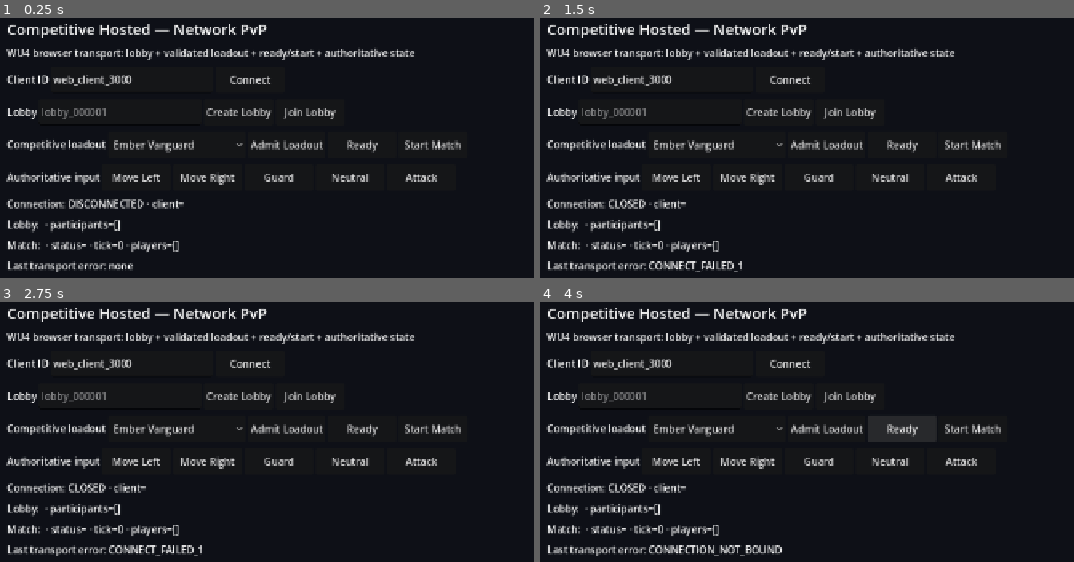
Above: before the commit, frames 1-4 (two rows, left to right).
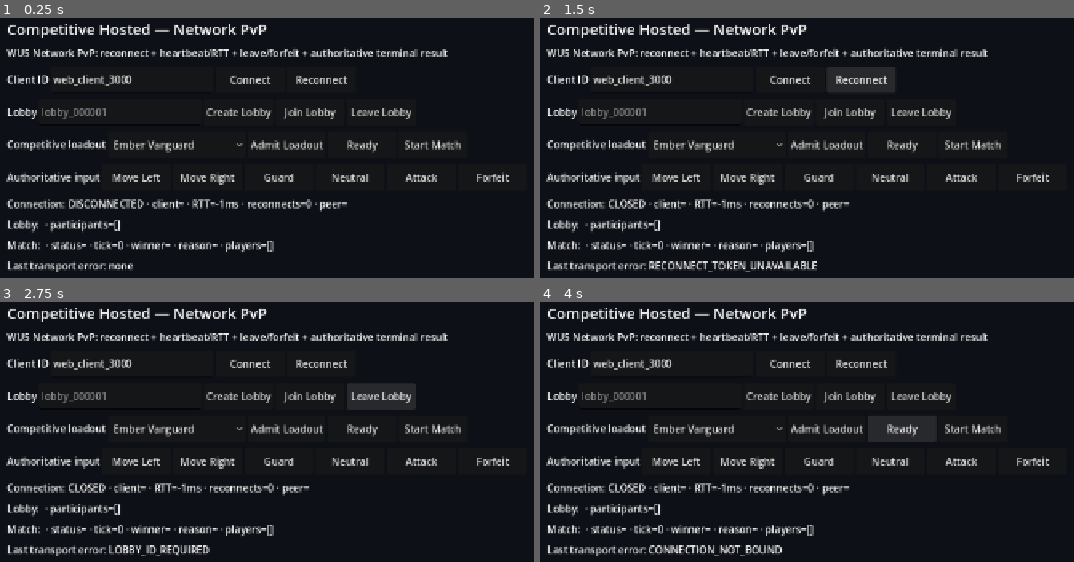
Above: after the commit, the same moments.

Repository: ws951125/custom-fighter
Game: Godot game, scene res://game/network/pvp_lobby.tscn
Same seed, same stepped clock (60 frames per second), same inputs: the game is played once before the commit and once after it. This scene is started directly instead of the project's main scene.
Inputs (mouse positions are in pixels of both pictures, inside the frame that each line leads up to):
- Up to frame 1 (0.25 s): no input
- Up to frame 2 (1.5 s): click "Connect" at 0.5 s; click (860, 80) at 1.25 s, where only the run after the commit has a clickable "Reconnect"
- Up to frame 3 (2.75 s): click (379, 395) at 2 s, where only the run after the commit has a clickable "Leave Lobby"
- Up to frame 4 (4 s): click (1031, 460) at 2.75 s, where only the run after the commit has a clickable "Forfeit"; click "Ready" at 3.5 s

The runs differ from the first frame. In frame 1, 3.3% of the frame differs, in the area x 4-96%, y 11-90%; in frame 2, 5.2%, in the area x 4-96%, y 11-98%; in frame 3, 4.9%; in frame 4, 3.4%.

Commit message:
V2-6 WU5: add reconnect, forfeit and latency handling (#202)
* V2-6 WU5: add reconnect forfeit and latency handling

* Fix browser reconnect close code

* Sync V2-6 WU5 validation checkpoint

Diff:
--- a/game/network/pvp_lobby.gd
+++ b/game/network/pvp_lobby.gd
@@ -6,17 +6,30 @@
 const EMBER_FINGERPRINT := "56451d3bdf1c7bf74852a3620894667730ddb088f350eb598badfa74c6d3c28e"
 const STORM_ID := "storm_duelist_001"
 const STORM_FINGERPRINT := "5822c6cfb4737c29007f2450a598c501b79c17d8ed9a432e4327976cc6a7026e"
+const HEARTBEAT_INTERVAL_MS := 2000
+const RECONNECT_RETRY_MS := 500
 
 var _socket: WebSocketPeer = WebSocketPeer.new()
 var _connect_started := false
 var _hello_sent := false
 var _connection_state := "DISCONNECTED"
 var _connection_token := ""
+var _reconnect_token := ""
+var _reconnect_window_ms := 10000
+var _reconnect_deadline_local_ms := 0
+var _next_reconnect_attempt_ms := 0
+var _reconnect_count := 0
+var _last_ping_ms := 0
+var _latency_ms := -1
+var _peer_status := ""
+var _manual_close := false
 var _client_id := ""
 var _lobby_id := ""
 var _local_ready := false
 var _match_id := ""
 var _match_status := ""
+var _winner_client_id := ""
+var _result_reason := ""
 var _server_tick := 0
 var _input_sequence := 0
 var _last_error := ""
@@ -45,27 +58,42 @@
 		return
 	_socket.poll()
 	var ready_state := _socket.get_ready_state()
+	var now_ms := Time.get_ticks_msec()
 	if ready_state == WebSocketPeer.STATE_OPEN:
-		if _connection_state == "CONNECTING":
+		if _connection_state == "CONNECTING" or _connection_state == "RECONNECTING":
 			_connection_state = "SOCKET_OPEN"
 			_refresh_ui()
 		if not _hello_sent:
 			_hello_sent = true
 			_client_id = _client_edit.text.strip_edges()
-			_send_raw({
+			var hello := {
 				"type": "hello",
 				"protocol_version": PROTOCOL_VERSION,
 				"client_id": _client_id
-			})
+			}
+			if not _reconnect_token.is_empty():
+				hello["reconnect_token"] = _reconnect_token
+			_send_raw(hello)
 		while _socket.get_available_packet_count() > 0:
 			var packet: PackedByteArray = _socket.get_packet()
 			_handle_packet(packet.get_string_from_utf8())
-	elif ready_state == WebSocketPeer.STATE_CLOSED and _connection_state != "CLOSED":
-		_connection_state = "CLOSED"
-		if _last_error.is_empty():
-			_last_error = "CONNECTION_CLOSED"
-		_refresh_ui()
-		_set_web_state()
+		if _connection_state == "BOUND" and now_ms - _last_ping_ms >= HEARTBEAT_INTERVAL_MS:
+			_last_ping_ms = now_ms
+			_send_command({"type": "ping", "client_time_ms": now_ms})
+	elif ready_state == WebSocketPeer.STATE_CLOSED and _connection_state not in ["CLOSED", "RECONNECTING"]:
+		if not _manual_close and not _reconnect_token.is_empty():
+			_reconnect_deadline_local_ms = now_ms + _reconnect_window_ms
+			_connection_state = "RECONNECTING"
+			_next_reconnect_attempt_ms = now_ms + RECONNECT_RETRY_MS
+			_last_error = "RECONNECTING"
+		else:
+			_connection_state = "CLOSED"
+			if _last_error.is_empty():
+				_last_error = "CONNECTION_CLOSED"
+		_refresh_ui()
+		_set_web_state()
+	elif _connection_state == "RECONNECTING" and now_ms >= _next_reconnect_attempt_ms:
+		_begin_connection(true)
 
 func _build_ui() -> void:
 	var background := ColorRect.new()
@@ -85,7 +113,7 @@
 	panel.add_child(title)
 
 	var note := Label.new()
-	note.text = "WU4 browser transport: lobby + validated loadout + ready/start + authoritative state"
+	note.text = "WU5 Network PvP: reconnect + heartbeat/RTT + leave/forfeit + authoritative terminal result"
 	note.autowrap_mode = TextServer.AUTOWRAP_WORD_SMART
 	panel.add_child(note)
 
@@ -99,6 +127,7 @@
 	_client_edit.custom_minimum_size = Vector2(260, 42)
 	identity_row.add_child(_client_edit)
 	_add_button(identity_row, "Connect", _connect_socket)
+	_add_button(identity_row, "Reconnect", _reconnect_socket)
 
 	var lobby_row := HBoxContainer.new()
 	panel.add_child(lobby_row)
@@ -111,6 +140,7 @@
 	lobby_row.add_child(_lobby_edit)
 	_add_button(lobby_row, "Create Lobby", _create_lobby)
 	_add_button(lobby_row, "Join Lobby", _join_lobby)
+	_add_button(lobby_row, "Leave Lobby", _leave_lobby)
 
 	var loadout_row := HBoxContainer.new()
 	panel.add_child(loadout_row)
@@ -138,6 +168,7 @@
 	_add_button(action_row, "Guard", _send_guard)
 	_add_button(action_row, "Neutral", _send_neutral)
 	_add_button(action_row, "Attack", _send_attack)
+	_add_button(action_row, "Forfeit", _forfeit_match)
 
 	_connection_label = Label.new()
 	panel.add_child(_connection_label)
@@ -185,31 +216,52 @@
 	return DEFAULT_WS_URL
 
 func _connect_socket() -> void:
+	_reconnect_token = ""
+	_reconnect_count = 0
+	_begin_connection(false)
+
+func _reconnect_socket() -> void:
+	if _reconnect_token.is_empty():
+		_last_error = "RECONNECT_TOKEN_UNAVAILABLE"
+		_refresh_ui()
+		_set_web_state()
+		return
+	_begin_connection(true)
+
+func _begin_connection(preserve_session: bool) -> void:
 	if _connect_started and _socket.get_ready_state() in [WebSocketPeer.STATE_CONNECTING, WebSocketPeer.STATE_OPEN]:
 		return
 	_last_error = ""
 	_last_message = ""
 	_connection_token = ""
-	_lobby_id = ""
-	_match_id = ""
-	_match_status = ""
-	_server_tick = 0
-	_input_sequence = 0
-	_participants.clear()
-	_players.clear()
-	_local_ready = false
+	_manual_close = false
+	if not preserve_session:
+		_lobby_id = ""
+		_match_id = ""
+		_match_status = ""
+		_winner_client_id = ""
+		_result_reason = ""
+		_server_tick = 0
+		_input_sequence = 0
+		_participants.clear()
+		_players.clear()
+		_local_ready = false
+		_latency_ms = -1
+		_peer_status = ""
 	_hello_sent = false
 	_socket = WebSocketPeer.new()
 	var endpoint := _resolved_ws_url()
 	var result := _socket.connect_to_url(endpoint)
 	if result != OK:
-		_connection_state = "CLOSED"
+		_connection_state = "RECONNECTING" if preserve_session else "CLOSED"
 		_last_error = "CONNECT_FAILED_%d" % result
+		if preserve_session:
+			_next_reconnect_attempt_ms = Time.get_ticks_msec() + RECONNECT_RETRY_MS
 		_refresh_ui()
 		_set_web_state()
 		return
 	_connect_started = true
-	_connection_state = "CONNECTING"
+	_connection_state = "RECONNECTING" if preserve_session else "CONNECTING"
 	_refresh_ui()
 	_set_web_state()
 
@@ -224,6 +276,27 @@
 		_set_web_state()
 		return
 	_send_command({"type": "join_lobby", "lobby_id": requested})
+
+func _leave_lobby() -> void:
+	if _lobby_id.is_empty():
+		_last_error = "LOBBY_ID_REQUIRED"
+		_refresh_ui()
+		_set_web_state()
+		return
+	_send_command({"type": "leave_lobby", "lobby_id": _lobby_id})
+
+func _forfeit_match() -> void:
+	if _match_id.is_empty() or _match_status != "active":
+		_last_error = "MATCH_NOT_ACTIVE"
+		_refresh_ui()
+		_set_web_state()
+		return
+	_send_command({"type": "forfeit", "match_id": _match_id})
+
+func _disconnect_for_reconnect() -> void:
+	_manual_close = false
+	if _socket.get_ready_state() in [WebSocketPeer.STATE_OPEN, WebSocketPeer.STATE_CONNECTING]:
+		_socket.close(3001, "client reconnect test")
 
 func _admit_selected() -> void:
 	var character_id := str(_character_option.get_item_metadata(_character_option.selected))
@@ -325,8 +398,15 @@
 	_last_message = message_type
 	if message_type == "hello_ok":
 		_connection_token = str(message.get("connection_token", ""))
+		_reconnect_token = str(message.get("reconnect_token", _reconnect_token))
+		_reconnect_window_ms = int(message.get("reconnect_window_ms", _reconnect_window_ms))
+		_reconnect_deadline_local_ms = Time.get_ticks_msec() + _reconnect_window_ms
 		_client_id = str(message.get("client_id", _client_id))
+		if bool(message.get("reconnected", false)):
+			_reconnect_count += 1
 		_connection_state = "BOUND"
+		_last_error = ""
+		_last_ping_ms = 0
 	elif message_type == "lobby_state":
 		_apply_lobby(message.get("lobby", {}))
 	elif message_type == "authority_admitted":
@@ -339,6 +419,19 @@
 		_apply_match_state(message.get("state", {}))
 	elif message_type == "input_ack":
 		_last_error = ""
+	elif message_type == "pong":
+		var client_time_ms := int(message.get("client_time_ms", Time.get_ticks_msec()))
+		_latency_ms = maxi(0, Time.get_ticks_msec() - client_time_ms)
+	elif message_type == "peer_status":
+		_peer_status = "%s:%s" % [str(message.get("client_id", "")), str(message.get("status", ""))]
+	elif message_type == "lobby_left":
+		_lobby_id = ""
+		_participants.clear()
+		_local_ready = false
+	elif message_type == "match_finished":
+		_apply_match_state(message.get("state", {}))
+	elif message_type == "forfeit_ack":
+		_last_error = ""
 	elif message_type == "error":
 		_last_error = str(message.get("code", "UNKNOWN_TRANSPORT_ERROR"))
 	_refresh_ui()
@@ -368,18 +461,22 @@
 	var state: Dictionary = value
 	_match_id = str(state.get("match_id", _match_id))
 	_match_status = str(state.get("status", ""))
+	_winner_client_id = str(state.get("winner_client_id", ""))
+	_result_reason = str(state.get("result_reason", ""))
 	_server_tick = int(state.get("tick", 0))
 	_players = Array(state.get("players", [])).duplicate(true)
 
 func _refresh_ui() -> void:
 	if _connection_label == null:
 		return
-	_connection_label.text = "Connection: %s · client=%s" % [_connection_state, _client_id]
+	_connection_label.text = "Connection: %s · client=%s · RTT=%sms · reconnects=%d · peer=%s" % [_connection_state, _client_id, str(_latency_ms), _reconnect_count, _peer_status]
 	_lobby_label.text = "Lobby: %s · participants=%s" % [_lobby_id, JSON.stringify(_participants)]
-	_match_label.text = "Match: %s · status=%s · tick=%d · players=%s" % [
+	_match_label.text = "Match: %s · status=%s · tick=%d · winner=%s · reason=%s · players=%s" % [
 		_match_id,
 		_match_status,
 		_server_tick,
+		_winner_client_id,
+		_result_reason,
 		JSON.stringify(_players)
 	]
 	_error_label.text = "Last transport error: %s" % (_last_error if not _last_error.is_empty() else "none")
@@ -399,12 +496,18 @@
 	var command := str(args[0]).strip_edges().to_lower()
 	if command == "connect":
 		_connect_socket()
+	elif command == "reconnect":
+		_reconnect_socket()
+	elif command == "disconnect":
+		_disconnect_for_reconnect()
 	elif command == "create_lobby":
 		_create_lobby()
 	elif command == "join_lobby":
 		if args.size() > 1:
 			_lobby_edit.text = str(args[1])
 		_join_lobby()
+	elif command == "leave_lobby":
+		_leave_lobby()
 	elif command == "admit_ember":
 		_admit_character(EMBER_ID)
 	elif command == "admit_storm":
@@ -423,6 +526,8 @@
 		_send_neutral()
 	elif command == "attack":
 		_send_attack()
+	elif command == "forfeit":
+		_forfeit_match()
 	elif command == "request_state":
 		_send_command({"type": "request_state", "match_id": _match_id})
 
@@ -441,6 +546,11 @@
 		"document.documentElement.dataset.networkPvpMatchId=%s;" % JSON.stringify(_match_id) +
 		"document.documentElement.dataset.networkPvpMatchStatus=%s;" % JSON.stringify(_match_status) +
 		"document.documentElement.dataset.networkPvpTick='%d';" % _server_tick +
+		"document.documentElement.dataset.networkPvpLatencyMs='%d';" % _latency_ms +
+		"document.documentElement.dataset.networkPvpReconnectCount='%d';" % _reconnect_count +
+		"document.documentElement.dataset.networkPvpPeerStatus=%s;" % JSON.stringify(_peer_status) +
+		"document.documentElement.dataset.networkPvpWinner=%s;" % JSON.stringify(_winner_client_id) +
+		"document.documentElement.dataset.networkPvpResultReason=%s;" % JSON.stringify(_result_reason) +
 		"document.documentElement.dataset.networkPvpPlayers=%s;" % JSON.stringify(players_json) +
 		"document.documentElement.dataset.networkPvpLastMessage=%s;" % JSON.stringify(_last_message) +
 		"document.documentElement.dataset.networkPvpLastError=%s;" % JSON.stringify(_last_error)
Not shown, changed: backend/pvp/authoritative_match.mjs
Not shown, changed: backend/pvp/session_service.mjs
Not shown, changed: backend/pvp/websocket_transport.mjs
Not shown, changed: backend/server.mjs
Not shown, changed: docs/LESSONS_LEARNED.md
Not shown, changed: docs/STATUS.md
Not shown, changed: docs/V2_6_NETWORK_PVP_INVENTORY.md
Not shown, changed: docs/V2_ROADMAP.md
Not shown, changed: tests/network_pvp_web_smoke.mjs
Not shown, changed: tests/pvp_authoritative_match_test.mjs
Not shown, changed: tests/pvp_session_service_test.mjs
Not shown, changed: tests/pvp_websocket_transport_test.mjs
